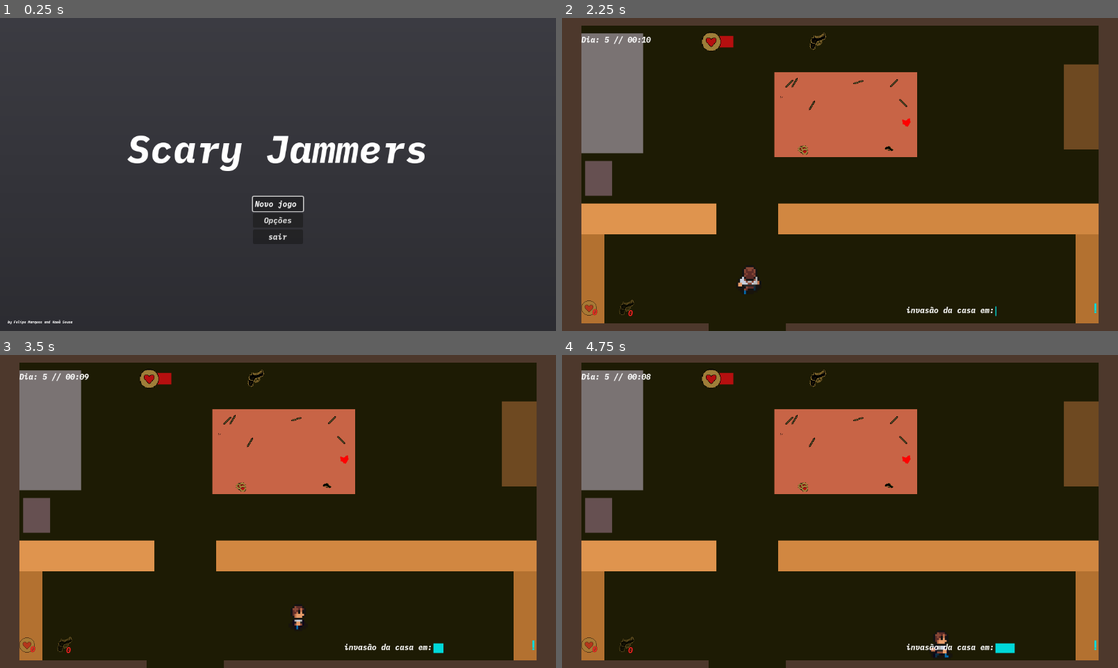
Above: before the commit, frames 1-4 (two rows, left to right).
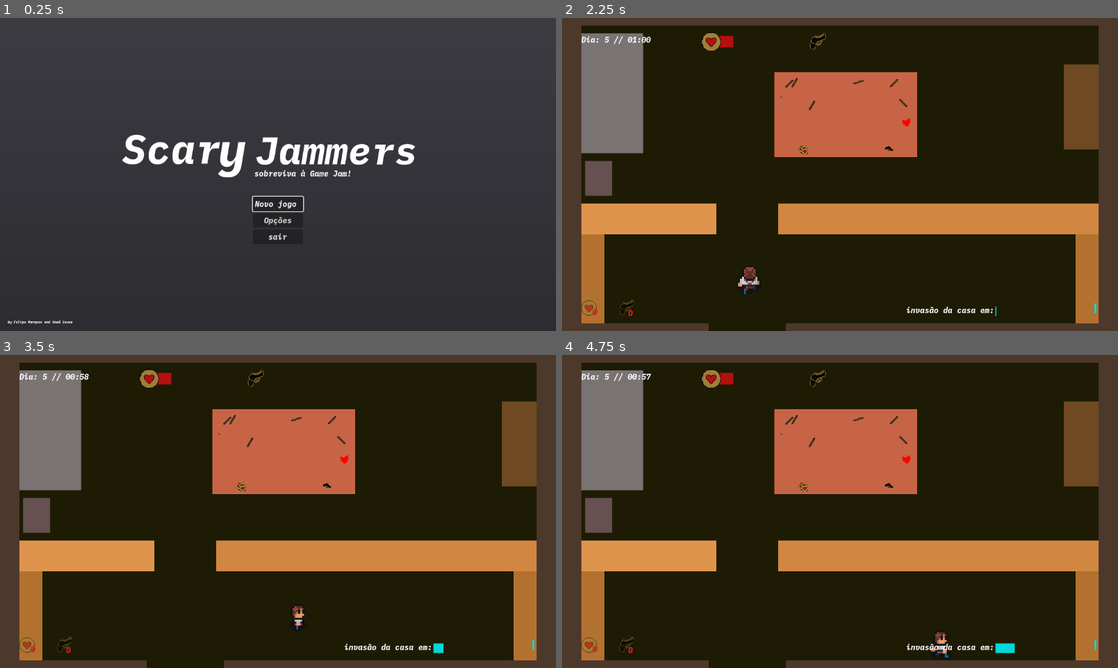
Above: after the commit, the same moments.

Repository: kawasousa/Scary-Jammers
Game: Godot game, scene res://scenes/menu_inicial.tscn
Two runs of this game, one before a commit and one after it. Both use one fixed random seed, a clock stepped at 60 frames per second and the inputs below.
Inputs (mouse positions are in pixels of both pictures, inside the frame that each line leads up to):
- Up to frame 1 (0.25 s): no input
- Up to frame 2 (2.25 s): click "Opções" at 0.5 s; click "voltar ao menu inicial" at 1.25 s; click "Novo jogo" at 2 s
- Up to frame 3 (3.5 s): tap Enter at 2.75 s; move the mouse to (400, 495) at 2.77 s; hold D (ui_right) from 2.78 s (still down)
- Up to frame 4 (4.75 s): move the mouse to (728, 527) at 3.52 s; release D (ui_right) at 3.53 s; hold S (ui_down) 3.53-4.28 s; move the mouse to (895, 442) at 4.27 s; hold D (ui_right) from 4.28 s (still down)

The runs differ from the first frame. In frame 1, 2.3% of the frame differs, in the area x 22-77%, y 37-51%; in frame 2, less than 0.1%; in frame 3, less than 0.1%; in frame 4, less than 0.1%.

Commit message:
m

Diff:
--- a/Scary Jam/Autoload/Global.gd
+++ b/Scary Jam/Autoload/Global.gd
@@ -8,6 +8,7 @@
 var game_day: int
 var game_seconds: int
 var game_minutes: int
+var game_match_minutes: int = 1
 var can_start_invasion_timer: bool = false
 var enemy_node
 var house_scene_node
@@ -60,7 +61,7 @@
 		invasion_rect_factor = 0
 
 func spawn_enemy() -> void:
-	if can_spawn_enemies == true and get_tree().get_nodes_in_group("enemy").size() < 2 * game_day:
+	if can_spawn_enemies == true and get_tree().get_nodes_in_group("enemy").size() < ((max_game_days - game_day) + 1) * 2:
 		for spawner in outdoor_scene_node.get_node("enemy_spawner").get_children():
 			var enemy = ENEMY_SCENE.instantiate()
 			enemy.global_position = spawner.global_position
@@ -84,8 +85,8 @@
 func reset_game_values() -> void:
 	game_win = false
 	game_over = false
-	game_seconds = 10
-	game_minutes = 0
+	game_seconds = 0
+	game_minutes = game_match_minutes
 	timer.stop()
 	player_position = Vector2(385, 540)
 	invasion_rect_factor = 0
@@ -101,8 +102,8 @@
 func _on_timer_timeout():
 	if game_minutes == 0 and game_seconds == 0:
 		game_day -= 1
-		game_minutes = 0
-		game_seconds = 10
+		game_minutes = game_match_minutes
+		game_seconds = 0
 	if game_seconds == 0:
 		game_seconds = 59
 		game_minutes -= 1
--- a/Scary Jam/scenes/menu_inicial.tscn
+++ b/Scary Jam/scenes/menu_inicial.tscn
@@ -59,23 +59,46 @@
 layout_mode = 2
 text = "sair"
 
-[node name="Label" type="Label" parent="."]
-layout_mode = 0
-offset_left = 263.0
-offset_top = 218.0
-offset_right = 887.0
-offset_bottom = 322.0
-theme_override_font_sizes/font_size = 80
-text = "Scary Jammers"
+[node name="labels" type="Node2D" parent="."]
 
-[node name="Label2" type="Label" parent="Label"]
-layout_mode = 0
-offset_left = -247.0
-offset_top = 406.0
-offset_right = -112.0
-offset_bottom = 428.0
+[node name="credits" type="Label" parent="labels"]
+offset_left = 16.0
+offset_top = 624.0
+offset_right = 151.0
+offset_bottom = 646.0
 theme_override_font_sizes/font_size = 7
 text = "by Felipe Marques and Kawã Sousa"
+
+[node name="Label" type="Label" parent="labels"]
+offset_left = 527.0
+offset_top = 311.0
+offset_right = 729.0
+offset_bottom = 333.0
+text = "sobreviva à Game Jam!"
+
+[node name="Label3" type="Label" parent="labels"]
+offset_left = 451.0
+offset_top = 206.0
+offset_right = 529.0
+offset_bottom = 376.0
+theme_override_font_sizes/font_size = 100
+text = "y"
+
+[node name="Label4" type="Label" parent="labels"]
+offset_left = 529.0
+offset_top = 221.0
+offset_right = 865.0
+offset_bottom = 325.0
+theme_override_font_sizes/font_size = 80
+text = "Jammers"
+
+[node name="Label5" type="Label" parent="labels"]
+offset_left = 252.0
+offset_top = 214.0
+offset_right = 876.0
+offset_bottom = 326.0
+theme_override_font_sizes/font_size = 85
+text = "Scar "
 
 [connection signal="pressed" from="VBoxContainer2/play_button" to="." method="_on_play_button_pressed"]
 [connection signal="pressed" from="VBoxContainer2/days_button" to="." method="_on_days_button_pressed"]
--- a/Scary Jam/scenes/options.tscn
+++ b/Scary Jam/scenes/options.tscn
@@ -55,7 +55,7 @@
 
 [node name="days_button" type="OptionButton" parent="VBoxContainer2/HBoxContainer"]
 layout_mode = 2
-item_count = 5
+item_count = 7
 selected = 4
 popup/item_0/text = "1"
 popup/item_0/id = 0
@@ -67,12 +67,17 @@
 popup/item_3/id = 3
 popup/item_4/text = "5"
 popup/item_4/id = 4
+popup/item_5/text = "6"
+popup/item_5/id = 5
+popup/item_6/text = "7"
+popup/item_6/id = 6
 
 [node name="quit_button" type="Button" parent="VBoxContainer2"]
 layout_mode = 2
 text = "voltar ao menu inicial"
 
 [node name="Label" type="Label" parent="."]
+layout_mode = 0
 offset_left = 263.0
 offset_top = 218.0
 offset_right = 887.0
--- a/Scary Jam/script/hud.gd
+++ b/Scary Jam/script/hud.gd
@@ -19,6 +19,7 @@
 	update_time_to_invasion_rect(delta)
 	update_player_life_label()
 	update_shoot_resource_label()
+	update_life_resource_label()
 	show_invasion_label()
 
 func update_player_shoot_label() -> void:
--- a/Scary Jam/script/inventory.gd
+++ b/Scary Jam/script/inventory.gd
@@ -12,7 +12,6 @@
 	open_inventory()
 
 func _on_quit_menu_pressed():
-	Global.player_node.can_move = true
 	for button in get_node("Area2D/VBoxContainer/HBoxContainer").get_children():
 		button.release_focus()
 		quit_menu.release_focus()
@@ -32,6 +31,5 @@
 func open_inventory() -> void:
 	if Input.is_action_just_pressed("open_inventory"):
 		if area_2d.overlaps_body(Global.player_node):
-			Global.player_node.can_move = false
 			visible = true
 			plus_life.grab_focus()
--- a/Scary Jam/script/options.gd
+++ b/Scary Jam/script/options.gd
@@ -1,8 +1,10 @@
 extends Control
 
 @onready var quit_button = $VBoxContainer2/quit_button
+@onready var days_button = $VBoxContainer2/HBoxContainer/days_button
 
 func _ready():
+	days_button.select(Global.max_game_days - 1)
 	quit_button.grab_focus()
 
 func _on_quit_button_pressed():
--- a/Scary Jam/script/pause_menu.gd
+++ b/Scary Jam/script/pause_menu.gd
@@ -1,12 +1,15 @@
 extends CanvasLayer
 
 @onready var resume_button = $Control/VBoxContainer/resume_button
+@onready var quit_to_menu_button = $Control/VBoxContainer/quit_to_menu_button
 
 func _ready():
 	visible = false
+	quit_to_menu_button.set_mouse_filter(Control.MOUSE_FILTER_IGNORE)
 
 func _unhandled_input(event):
 	if event.is_action_pressed("ui_cancel"):
+		quit_to_menu_button.set_mouse_filter(Control.MOUSE_FILTER_PASS)
 		resume_button.grab_focus()
 		get_tree().paused = true
 		visible = true
